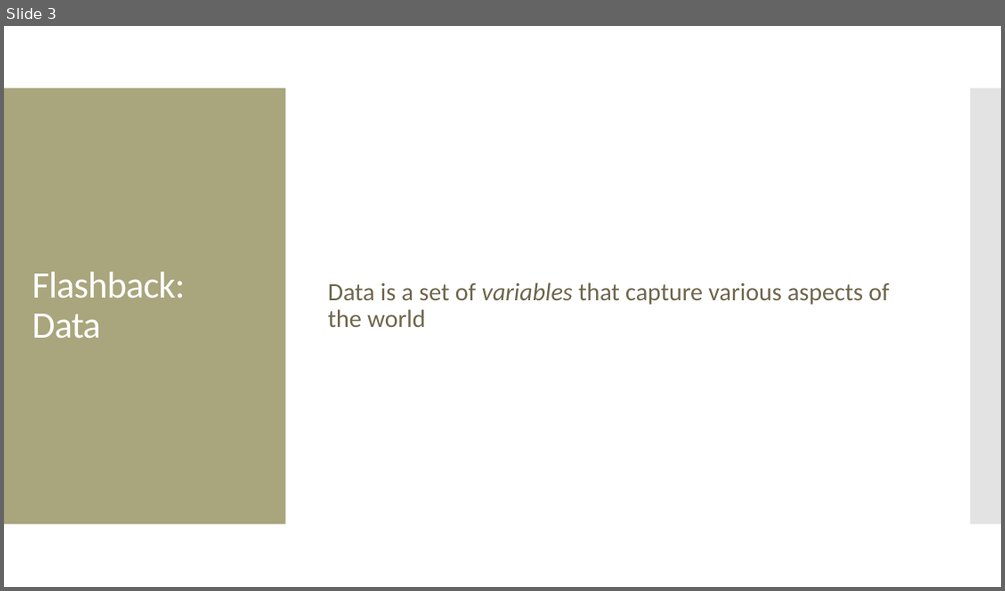
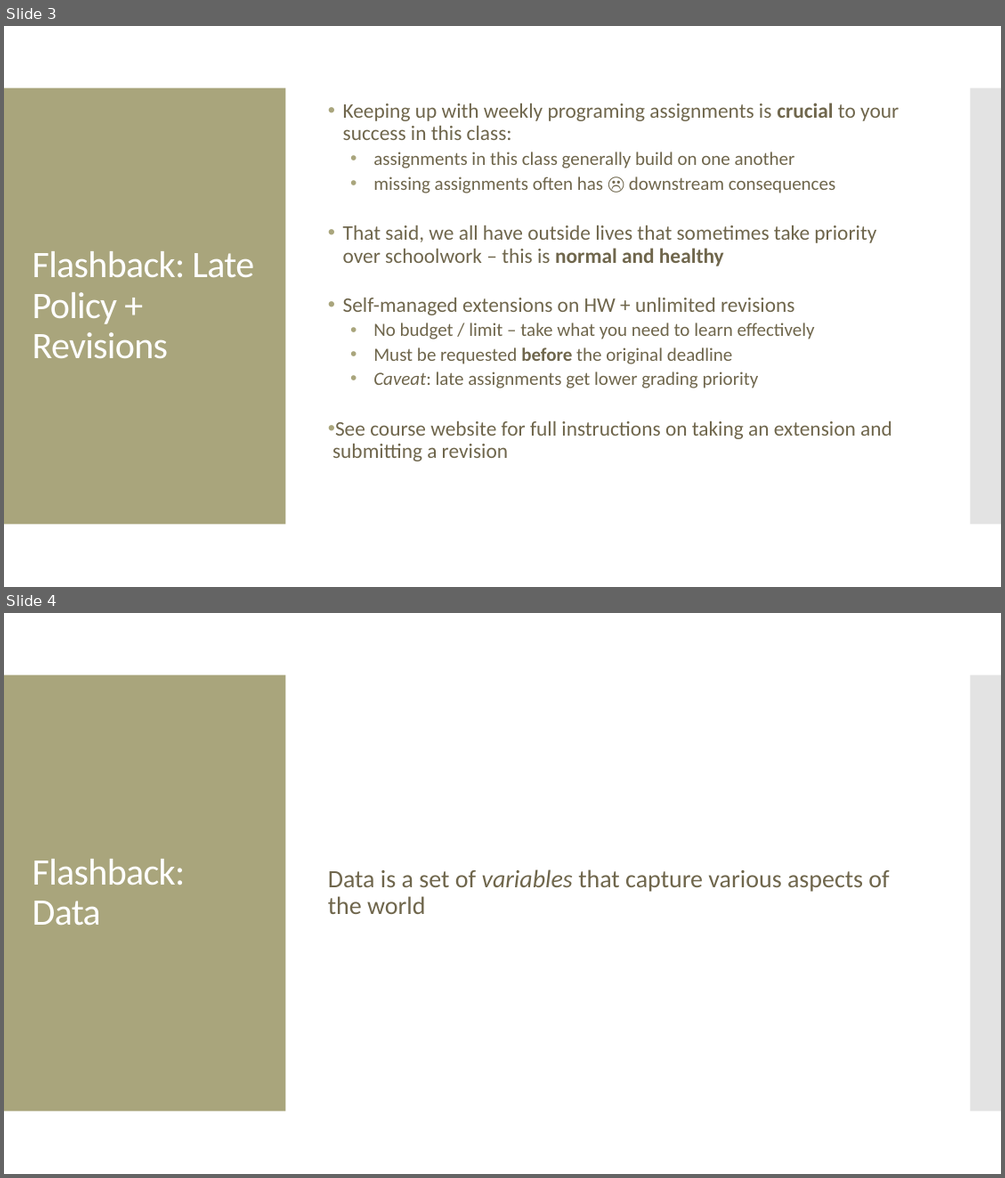
Before and after one commit to amosca01/SDS-CSC109, a slide deck: slides/02-data-feminism.pptx. Shown one above the other, each under a label of ours: slide 3 before the commit, slides 3 and 4 after it. The pictures are 1005x591 and 1005x1178 pixels, drawn with LibreOffice and Linux fonts; fonts in the diff are those of the drawing. Boxes give left, top, right and bottom in pixels: in the first picture for what was removed or moved away, otherwise in the second. Text is boxed around its words. In the diff, an @@ line names an element or a change of style, - is before the commit and + after.

```diff
--- a/slides/02-data-feminism.pptx
+++ b/slides/02-data-feminism.pptx
@@ slide 3 added at bbox=[4, 26, 1001, 587], background #FFFFFF; not listed: 2 template elements that a slide beside it also shows @@
@@ text added at bbox=[332, 103, 898, 461], 20 pt, text #6F664C @@
+• Keeping up with weekly programing assignments is crucial to your success in this class:
+  • assignments in this class generally build on one another
+  • missing assignments often has ☹ downstream consequences
+• That said, we all have outside lives that sometimes take priority over schoolwork – this is normal and healthy
+• Self-managed extensions on HW + unlimited revisions
+  • No budget / limit – take what you need to learn effectively
+  • Must be requested before the original deadline
+  • Caveat: late assignments get lower grading priority
+• See course website for full instructions on taking an extension and submitting a revision
@@ title added at bbox=[32, 251, 254, 358], 36 pt, text #FFFFFF @@
+Flashback: Late Policy + Revisions
@@ what was slide 3 is now slide 4 @@
```
Also in this commit, not shown: 5 slides changed, 1 other slide added, 1 slide removed, 6 other files.
